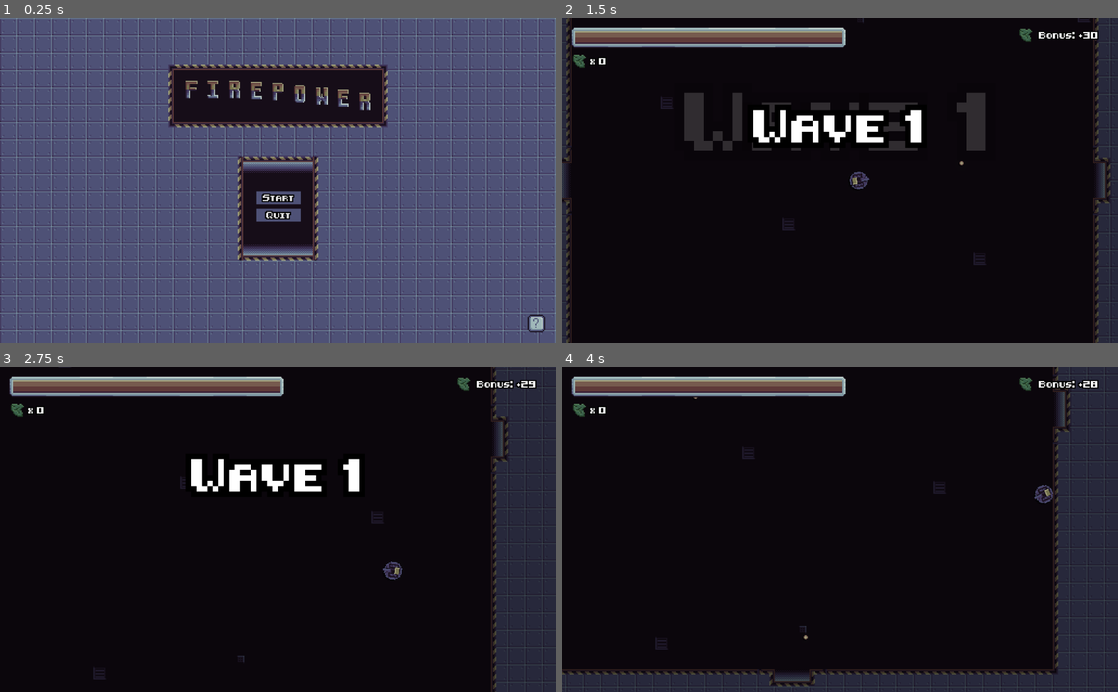
Above: before the commit, frames 1-4 (two rows, left to right).
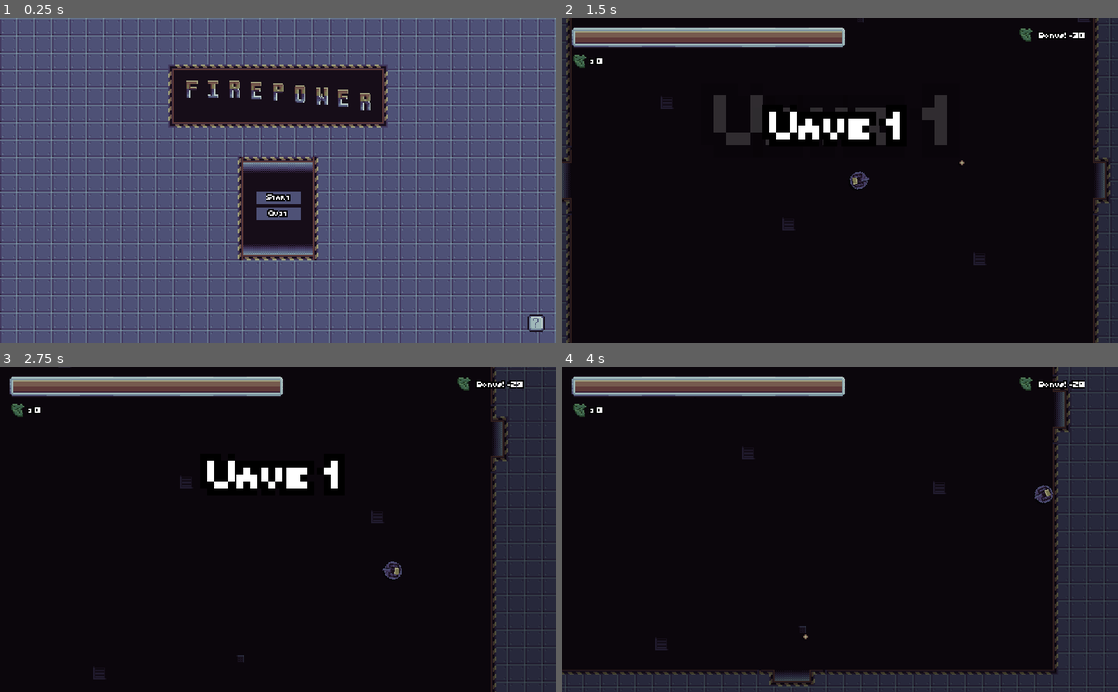
Above: after the commit, the same moments.

Repository: backwardspy/firepower
Game: Godot game, scene res://states/Menu.tscn
The game is run twice, just before and just after one commit, with the same random seed, the same clock (stepped at 60 frames per second) and the same inputs. Sound files missing from this copy of the repository are replaced by a short silence.
Inputs (mouse positions are in pixels of both pictures, inside the frame that each line leads up to):
- Up to frame 1 (0.25 s): no input
- Up to frame 2 (1.5 s): click "Start" at 0.5 s; move the mouse to (962, 164) at 1.27 s; press the mouse at (962, 164) at 1.28 s; hold D (right) from 1.28 s (still down)
- Up to frame 3 (2.75 s): move the mouse to (166, 545) at 2.02 s; release D (right) at 2.03 s; release the mouse at (166, 545) at 2.03 s; hold S (down) from 2.03 s (still down); click (166, 545) at 2.1 s
- Up to frame 4 (4 s): move the mouse to (895, 458) at 2.77 s; release S (down) at 2.78 s; press the mouse at (895, 458) at 2.78 s; hold D (right) 2.78-3.53 s; move the mouse to (812, 594) at 3.52 s; release the mouse at (812, 594) at 3.53 s; hold W (up) from 3.53 s (still down); click (812, 594) at 3.6 s

The runs differ from the first frame. In frame 1, 3.3% of the frame differs, in the area x 0-100%, y 0-97%; in frame 2, 5.2%, in the area x 0-99%, y 0-100%; in frame 3, 2.1%; in frame 4, 0.8%.

Commit message:
set window scaling mode correctly

Diff:
--- a/project.godot
+++ b/project.godot
@@ -85,9 +85,10 @@
 
 [display]
 
-window/size/resizable=false
 mouse_cursor/custom_image="res://cursor.png"
 mouse_cursor/custom_image_hotspot=Vector2( 15, 15 )
+window/stretch/mode="2d"
+window/stretch/aspect="keep"
 
 [input]
 
